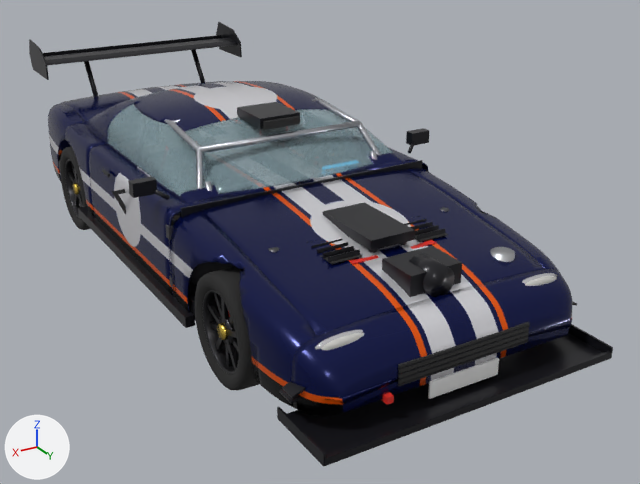
An edit to the Blender file exports/sedan.blend, drawn before and after from the same camera.
Camera for both pictures: a 50 mm camera at (2.72, 5.41, 2.76) aimed at (-0.3, 0.38, 0.25). Every picture has the same lights, and +X, +Y and +Z are marked at lower left. The picture after the commit comes second.

Objects in the first picture: 'Airbox', 'Bumper_F', 'Door_FR', 'DrySumpTank', 'Engine', 'Fender_R', 'Grille', 'Hood', 'HoodVents', 'IntakeManifold', 'Plate_F', 'RearWing', 'Roof_Pillars', 'Splitter', 'Tire_FR', 'Window_FR', 'Windshield' and 25 more.
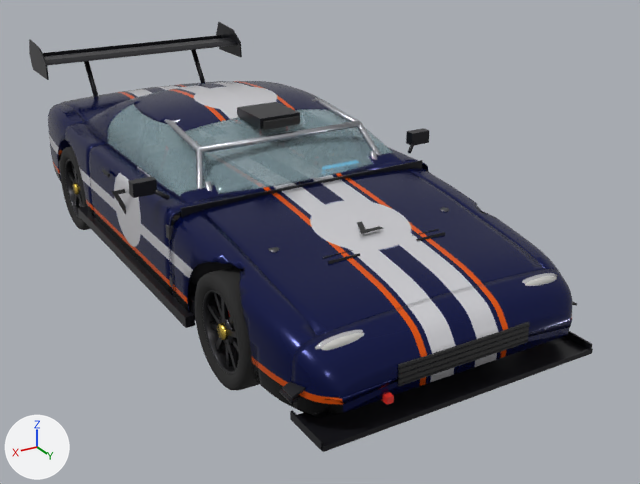
The change in detail:
me_engine is used by ob_engine; parent ob_enginebay; location (0.0, 0.0, 0.0).
me_engine had 56 vertices, 42 faces and spanned x -0.3..0.3, y 1.09..1.8, z 0.255..0.735.
me_engine now has 56 vertices, 42 faces and spans x -0.3..0.3, y 1.09..1.8, z 0.254..0.702.
me_engine part 1: the whole mesh is scaled about its middle by (1, 1, 0.933), then moved by (0.0, 0.0, -0.017).
me_intakemanifold is used by ob_intakemanifold; parent ob_enginebay; location (0.0, 0.0, 0.0).
me_intakemanifold had 168 vertices, 102 faces and spanned x -0.15..0.15, y 1.16..1.68, z 0.705..0.83.
me_intakemanifold now has 168 vertices, 102 faces and spans x -0.15..0.15, y 1.16..1.68, z 0.61..0.709.
me_intakemanifold part 2: the whole mesh is scaled about its middle by (1, 1, 0.796), then moved by (0.0, 0.0, -0.108).
me_airbox is used by ob_airbox; parent ob_enginebay; location (0.0, 0.0, 0.0).
me_airbox had 40 vertices, 24 faces and spanned x -0.17..0.17, y 1.82..2.12, z 0.62..0.81.
me_airbox now has 40 vertices, 24 faces and spans x -0.17..0.17, y 1.82..2.12, z 0.489..0.613.
me_airbox part 3: the whole mesh is scaled about its middle by (1, 1, 0.655), then moved by (0.0, 0.0, -0.164).
me_dst is used by ob_drysumptank; parent ob_enginebay; location (0.0, 0.0, 0.0).
me_dst had 32 vertices, 18 faces and spanned x -0.65..-0.51, y 1.88..2.02, z 0.4..0.7.
me_dst now has 32 vertices, 18 faces and spans x -0.65..-0.51, y 1.88..2.02, z 0.376..0.63.
me_dst part 4: the whole mesh is scaled about its middle by (1, 1, 0.848), then moved by (0.0, 0.0, -0.047).
me_splitter is used by ob_splitter; parent ob_bumper_f; location (0.0, 0.0, 0.0).
me_splitter had 32 vertices, 24 faces and spanned x -0.96..0.96, y 2.06..2.51, z 0.16..0.23.
me_splitter now has 32 vertices, 24 faces and spans x -0.91..0.91, y 2.09..2.41, z 0.16..0.22.
me_splitter part 5: the whole mesh is scaled about its middle by (0.947, 0.686, 0.726), then moved by (0.0, -0.03, -0.01).
me_hoodvents is used by ob_hoodvents; parent ob_hood; location (0.0, 0.0, 0.0).
me_hoodvents had 96 vertices, 72 faces and spanned x -0.4..0.4, y 1.37..1.67, z 0.741..0.773.
me_hoodvents now has 96 vertices, 72 faces and spans x -0.4..0.4, y 1.37..1.67, z 0.725..0.75.
me_hoodvents part 6: the loose piece of 8 vertices spanning x -0.4..-0.2, y 1.37..1.67, z 0.741..0.748 is moved by (0.0, 0.0, -0.017).
me_hoodvents part 7: the loose piece of 8 vertices spanning x 0.2..0.4, y 1.37..1.67, z 0.741..0.748 is moved by (0.0, 0.0, -0.017).
me_hoodvents part 8: all 40 vertices in x -0.4..-0.2, y 1.391..1.649, z 0.746..0.773 are scaled about their middle by (1, 0.999, 0.726), then moved by (0.0, 0.0, -0.02).
me_hoodvents part 9: all 40 vertices in x 0.2..0.4, y 1.391..1.649, z 0.746..0.773 are scaled about their middle by (1, 0.999, 0.726), then moved by (0.0, 0.0, -0.02).
Object 'Plate_F' (ob_plate_f) is deleted.

What differs and where, as boxes [x1, y1, x2, y2] in the pictures (640 x 484 px; the box of a moved part takes in the faces that stretch with it):
'Splitter', rescaled (10% narrower, 15% shorter)
    before: [277, 324, 613, 466]
    after: [290, 331, 593, 452]
'Airbox', moved, rescaled (not visible afterwards)
    before: [382, 246, 462, 297]
'IntakeManifold', moved, rescaled (not visible afterwards)
    before: [323, 202, 415, 253]
'Plate_F', deleted
    before: [428, 358, 499, 399]
'HoodVents', reshaped
    before: [307, 216, 448, 264]
    after: [322, 229, 445, 264]
'DrySumpTank', moved, rescaled (not visible afterwards)
    before: [490, 247, 515, 262]
'Engine', rescaled (not visible afterwards)
    before: [349, 240, 436, 265]
part 6 of me_hoodvents, moved or reshaped (not visible afterwards)
    before: [415, 232, 448, 242]
part 7 of me_hoodvents, moved or reshaped (not visible afterwards)
    before: [321, 252, 362, 264]
part 8 of me_hoodvents, moved or reshaped
    before: [405, 216, 446, 239]
    after: [411, 229, 445, 241]
part 9 of me_hoodvents, moved or reshaped
    before: [307, 239, 360, 262]
    after: [322, 250, 360, 264]
